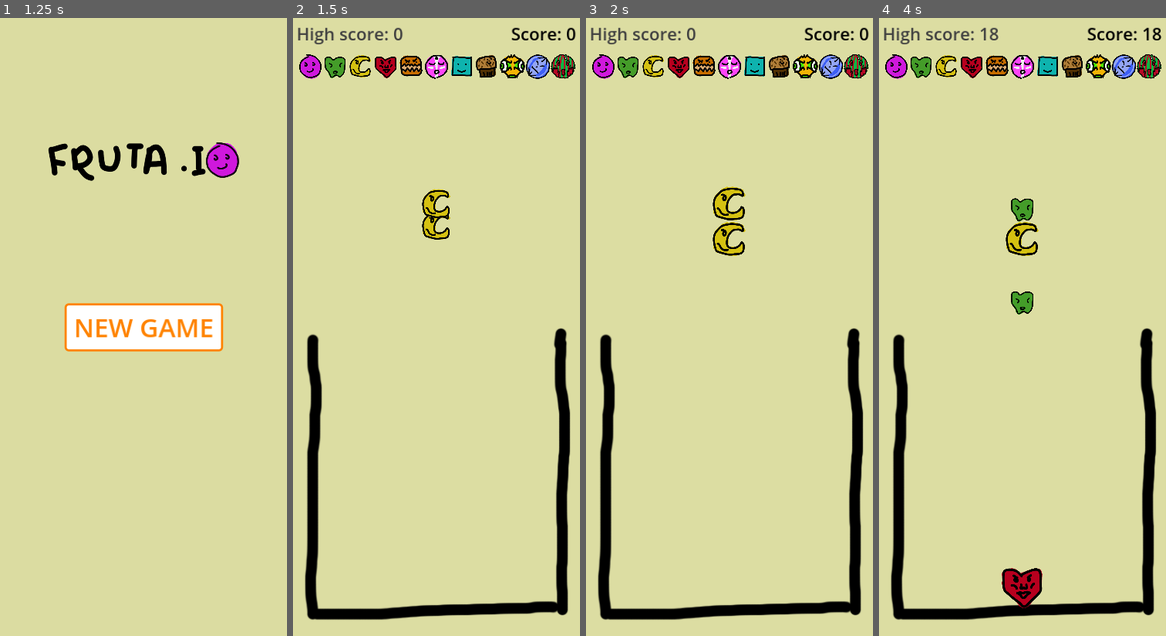
Above: before the commit, frames 1-4 (left to right).
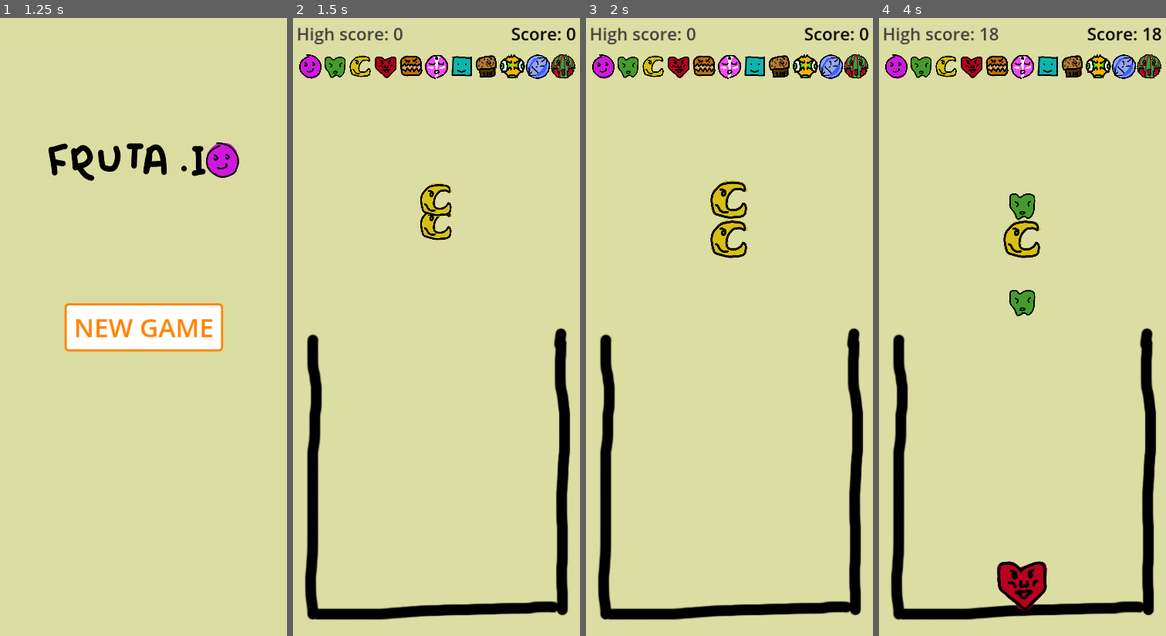
Above: after the commit, the same moments.

Repository: FlamingRat/fruta.io
Game: Godot game, scene res://scenes/menu/intro.tscn
The game is run twice, just before and just after one commit, with the same random seed, the same clock (stepped at 60 frames per second) and the same inputs.
Inputs (mouse positions are in pixels of both pictures, inside the frame that each line leads up to):
- Up to frame 1 (1.25 s): click (143, 327) at 0.5 s
- Up to frame 2 (1.5 s): click "NEW GAME" at 1.25 s
- Up to frame 3 (2 s): no input
- Up to frame 4 (4 s): click (1022, 357) at 2 s; click (1022, 357) at 2.75 s; click (1022, 357) at 3.5 s

Frame 1 is identical in both runs. In frame 2, 0.5% of the frame differs, in the area x 44-56%, y 26-36%; in frame 3, 0.8%; in frame 4, 1.4%, in the area x 40-59%, y 28-96%.

Commit message:
Update fruit sizes and scaling

Diff:
--- a/scenes/fruit/fruit.gd
+++ b/scenes/fruit/fruit.gd
@@ -5,7 +5,7 @@
 signal combine(level: int)
 
 
-const MAX_SCALE = 8.3
+const MAX_SCALE = 8
 const EASING = 1.1
 const MAX_LEVEL: int = 11
 const TIME_TO_MATURE: float = 0.1
--- a/scenes/fruit/fruit.tscn
+++ b/scenes/fruit/fruit.tscn
@@ -7,10 +7,10 @@
 bounce = 0.15
 
 [sub_resource type="CircleShape2D" id="CircleShape2D_vtjvt"]
-radius = 10.5
+radius = 12.0
 
 [sub_resource type="CircleShape2D" id="CircleShape2D_pahn5"]
-radius = 12.0
+radius = 14.0
 
 [node name="fruit" type="RigidBody2D" groups=["fruit"]]
 collision_layer = 0
@@ -27,7 +27,7 @@
 [node name="sprite_mask" type="Node2D" parent="."]
 
 [node name="sprite" type="Sprite2D" parent="sprite_mask"]
-scale = Vector2(0.06, 0.06)
+scale = Vector2(0.07, 0.07)
 texture = ExtResource("2_lmm3u")
 hframes = 11
 
